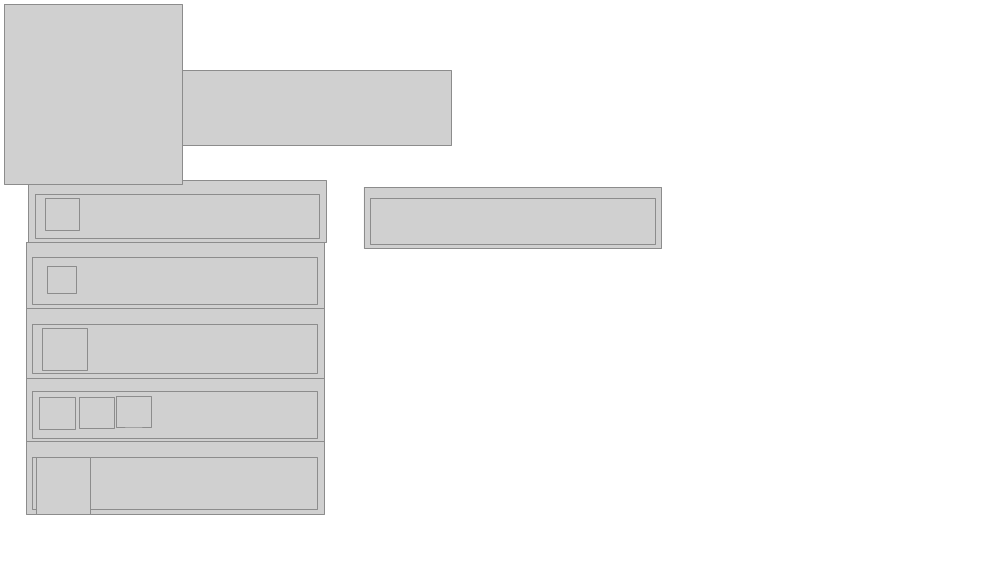
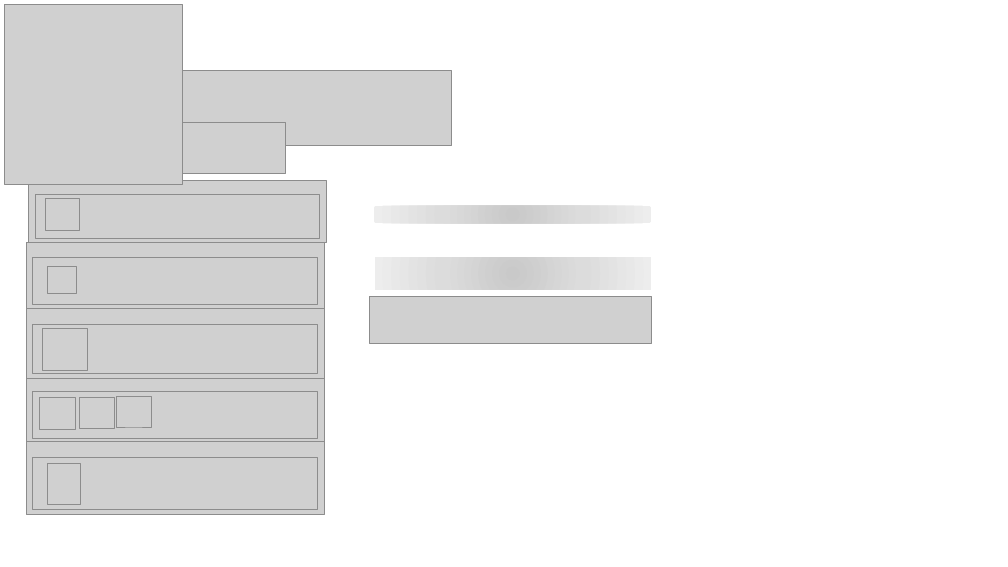
Before and after one commit to chris-s-t/PTI-Project-Group4, a slide deck: slide 1 of Assets/GUIMaker.pptx. Drawn at 1008x567 pixels with LibreOffice and Linux fonts; fonts in the diff are those of the drawing; grey boxes stand for pictures. Boxes give left, top, right and bottom in pixels: in the first picture for what was removed or moved away, otherwise in the second. Text is boxed around its words. In the diff, an @@ line names an element or a change of style, - is before the commit and + after.

```diff
--- a/Assets/GUIMaker.pptx
+++ b/Assets/GUIMaker.pptx
@@ picture: place and size @@
-picture at box(364, 188, 662, 249)
+picture at box(157, 123, 285, 173)
@@ rounded rectangle added at box(374, 206, 652, 224), fill gradient #CACACA to #DDDDDD to #EEEEEE @@
@@ rectangle added at box(375, 257, 652, 290), fill gradient #CACACA to #DDDDDD to #EEEEEE @@
@@ picture: place and size @@
-picture at box(371, 198, 656, 245)
+picture at box(369, 296, 651, 343)
@@ picture: place and size @@
-picture at box(36, 457, 91, 514)
+picture at box(48, 464, 80, 504)
```
Also in this commit, not shown: 10 other files.
